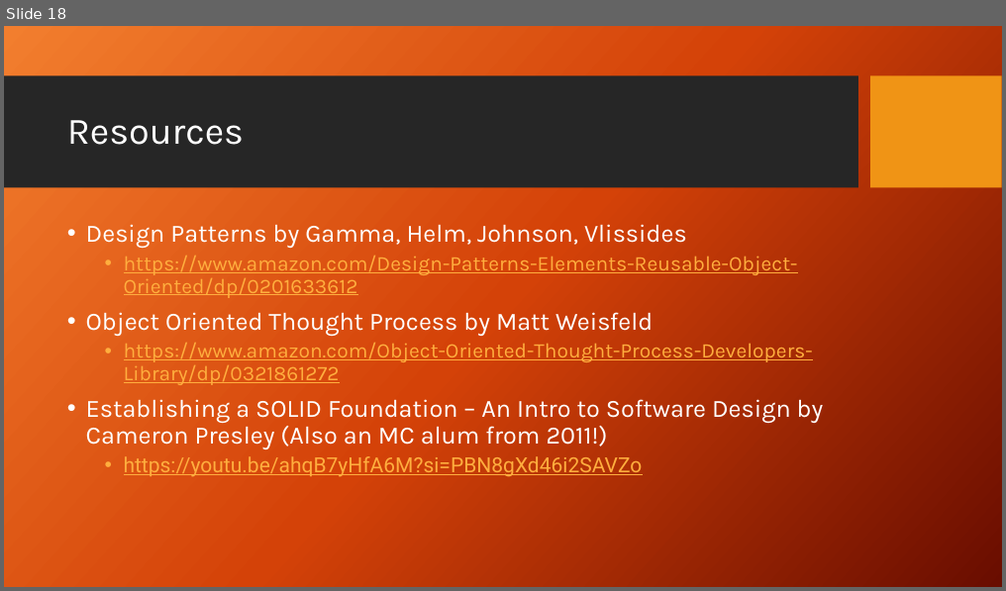
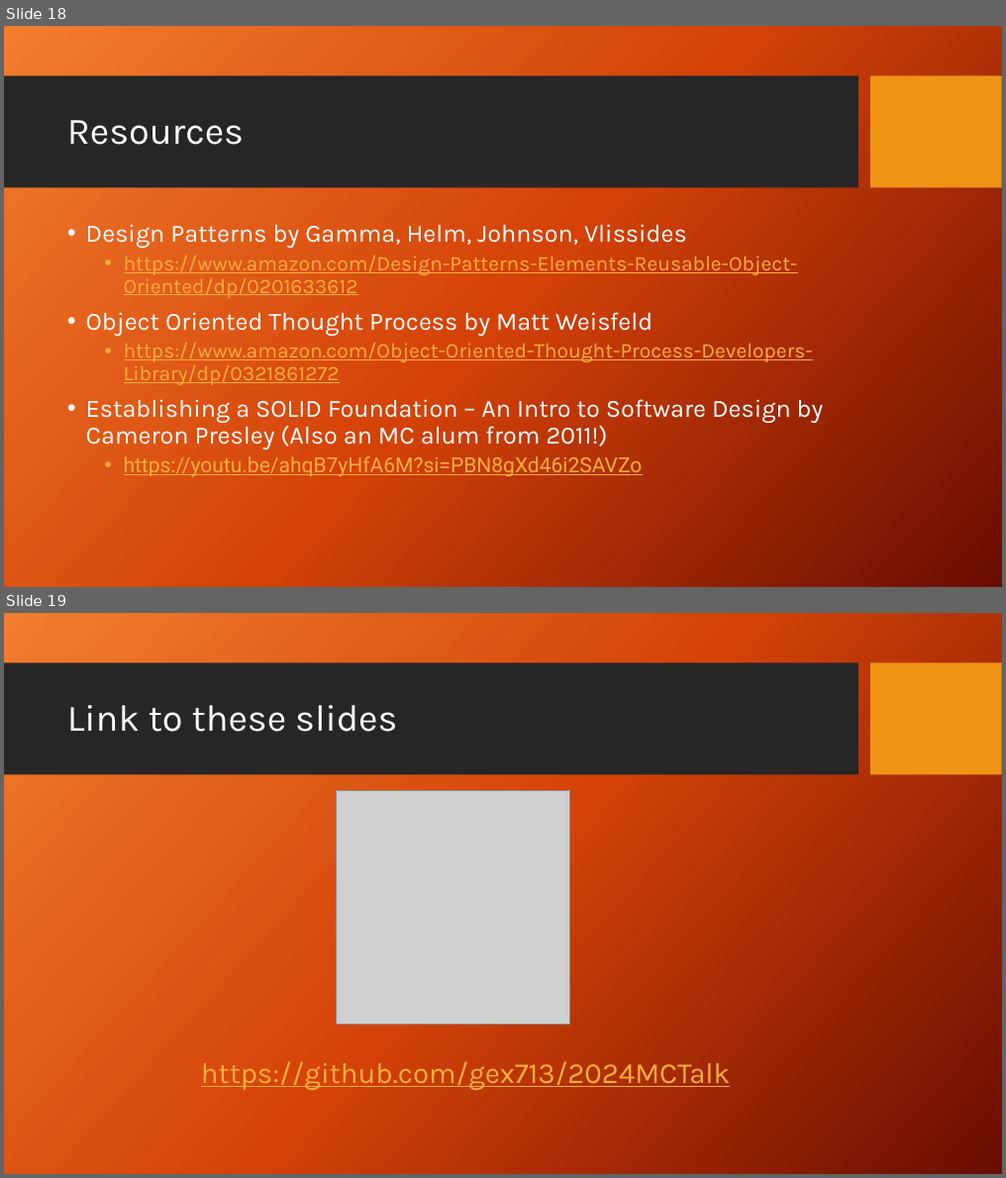
Before and after one commit to gex713/2024MCTalk, a slide deck: Things we wish we knew.pptx. Shown one above the other, each under a label of ours: slide 18 before the commit, slides 18 and 19 after it. The pictures are 1006x591 and 1006x1178 pixels, drawn with LibreOffice and Linux fonts; fonts in the diff are those of the drawing; grey boxes stand for pictures; background and template pictures are left out. Boxes give left, top, right and bottom in pixels: in the first picture for what was removed or moved away, otherwise in the second. Text is boxed around its words. In the diff, an @@ line names an element or a change of style, - is before the commit and + after.

Commit message:
add qr code

```diff
--- a/Things we wish we knew.pptx
+++ b/Things we wish we knew.pptx
@@ slide 19 added at (x1=4, y1=613, x2=1002, y2=1174), background picture (left out); not listed: 2 template elements that a slide beside it also shows @@
@@ title added at (x1=67, y1=705, x2=397, y2=732), 36 pt, text #FFFFFF @@
+Link to these slides
@@ picture added at (x1=337, y1=790, x2=570, y2=1024) @@
@@ text added at (x1=201, y1=1058, x2=730, y2=1091), 28 pt, text #FFAE3E, underline @@
+https://github.com/gex713/2024MCTalk
```
